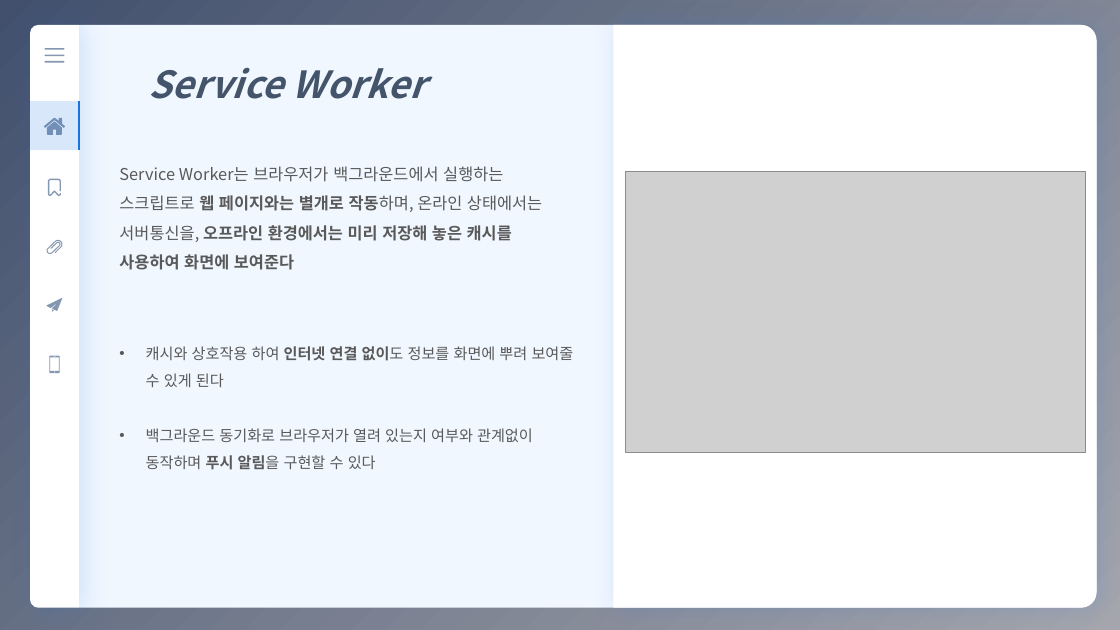
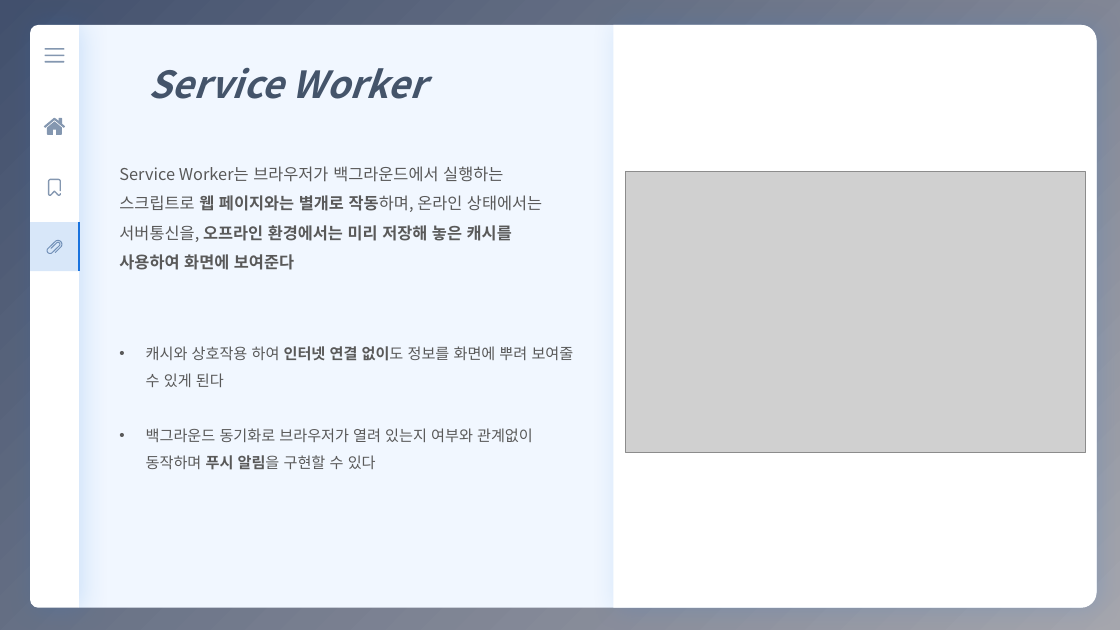
Before and after one commit to eunbee-kim/dmsql1471, a slide deck: slide 9 of 교육/4주차_MVC_SPA_PWA.pptx. Drawn at 1120x630 pixels with LibreOffice and Linux fonts; fonts in the diff are those of the drawing; grey boxes stand for pictures. Boxes give left, top, right and bottom in pixels: in the first picture for what was removed or moved away, otherwise in the second. Text is boxed around its words. In the diff, an @@ line names an element or a change of style, - is before the commit and + after.

```diff
--- a/교육/4주차_MVC_SPA_PWA.pptx
+++ b/교육/4주차_MVC_SPA_PWA.pptx
@@ table: place and size @@
-table at [30, 101, 79, 150]
+table at [30, 222, 79, 271]
@@ freeform shape removed at [47, 298, 63, 312] @@
@@ freeform shape removed at [50, 355, 60, 373] @@
```
Also in this commit, not shown: 7 other slides changed, 3 other files.
